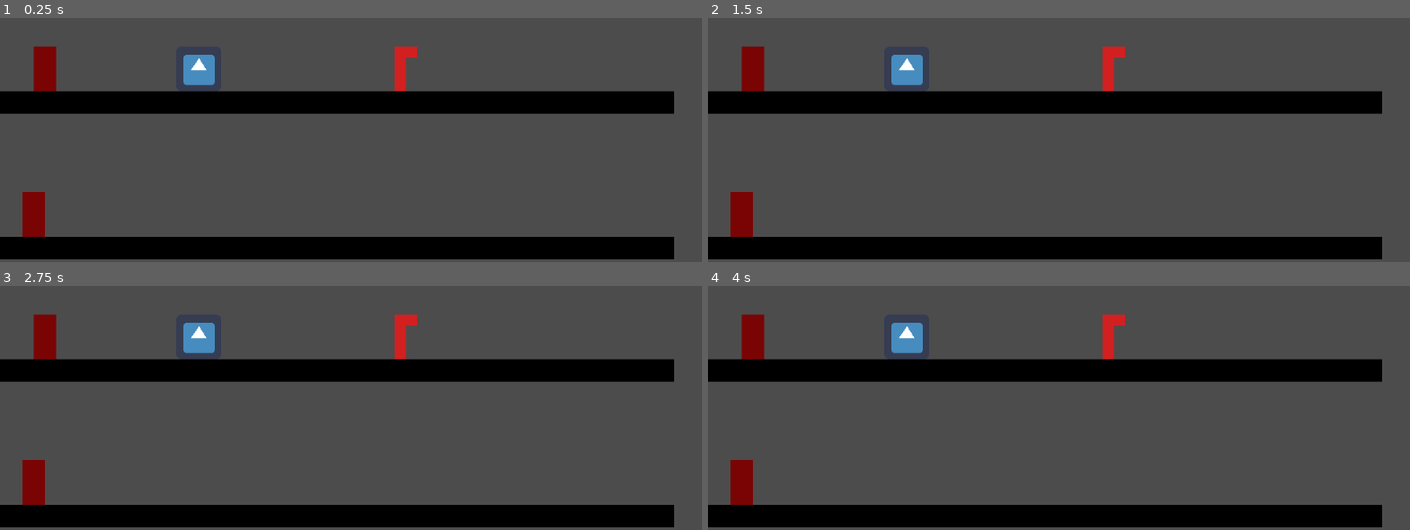
Above: before the commit, frames 1-4 (two rows, left to right).
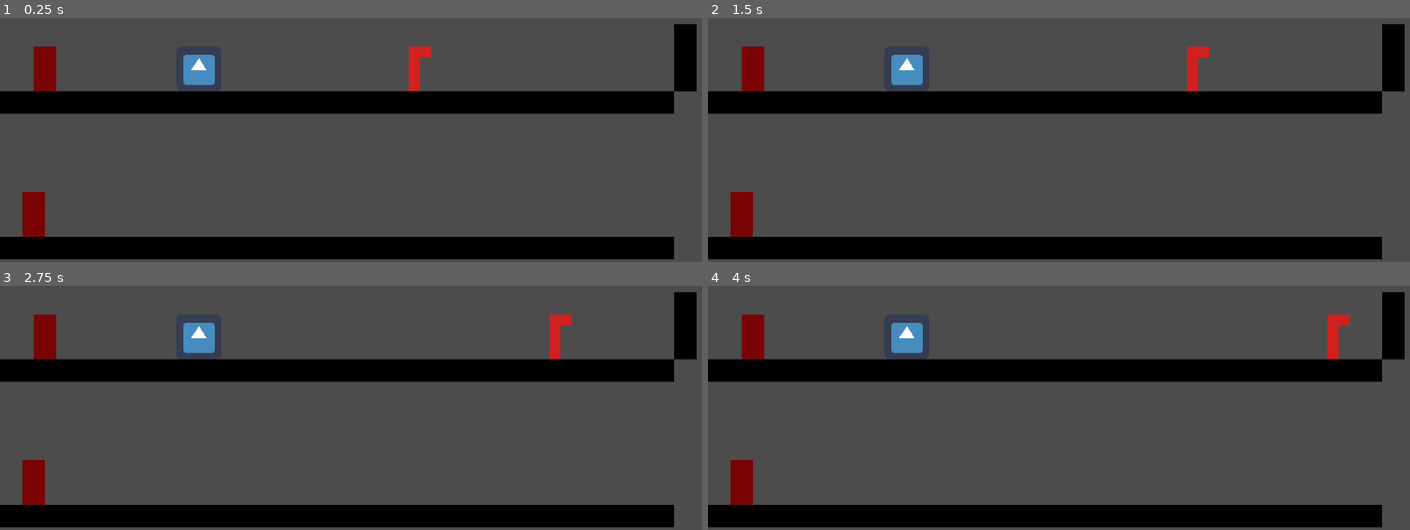
Above: after the commit, the same moments.

Repository: alanzulwas/KittyRunWithBox
Game: Godot game, scene res://Map/Map1.tscn
The game is run twice, just before and just after one commit, with the same random seed, the same clock (stepped at 60 frames per second) and the same inputs. Before the commit the project has no main scene; this scene is started directly in both runs. The engine's default icon, where the game draws it, is replaced by a stand-in: a white triangle on a blue panel in a dark square.
Inputs (mouse positions are in pixels of both pictures, inside the frame that each line leads up to):
- Up to frame 1 (0.25 s): no input
- Up to frame 2 (1.5 s): move the mouse to (1227, 30) at 0.52 s; click (1227, 30) at 0.67 s; move the mouse to (925, 74) at 1.27 s; click (925, 74) at 1.42 s
- Up to frame 3 (2.75 s): move the mouse to (outside the picture) at 2.02 s; click (outside the picture) at 2.17 s
- Up to frame 4 (4 s): move the mouse to (1030, 403) at 2.77 s; click (1030, 403) at 2.92 s; move the mouse to (1283, 383) at 3.52 s; click (1283, 383) at 3.67 s

The runs differ from the first frame. In frame 1, 1.5% of the frame differs, in the area x 56-100%, y 2-31%; in frame 2, 1.6%; in frame 3, 1.6%; in frame 4, 1.6%.

Commit message:
fitured: - Enemy walk, detect player - a map - character dead
bug :
saat masih berjalan dan terkena area detection lalu character menghindar, character langsung tertangkap saat hanya berdiam.
solusi:
hilangkan cara itu, jika di area detection dan character berjalan maka game over

Diff:
--- a/Enemy.gd
+++ b/Enemy.gd
@@ -2,15 +2,28 @@
 
 var target = Vector2.ZERO
 var velocity = Vector2.ZERO
+var is_moving_right = true
+var targettinCharacter = false
 export (int) var speed = 200
 
+onready var Map = get_node("../").name
+onready var Chara = get_node("/root/"+Map+"/Sprite")
+
 func _physics_process(delta):
-	_move_to_object()
+	delta = delta
+	if targettinCharacter:
+		_move_to_object()
+	else :
+		_enemyMove()
+		_detectTurnAround()
 
 func _on_DetectPlayer_body_entered(body):
-	if body.is_in_group("Player"):
-		print("body masuk : ",body.global_position)
+	if body.is_in_group("Player") and Chara.isMove:
+		targettinCharacter = true
 		target = body.global_position
+
+func _on_DetectPlayer_body_exited(body):
+	targettinCharacter = false
 
 func _move_to_object():
 	if global_position.distance_to(target) > 5:
@@ -20,3 +33,14 @@
 		velocity = global_position.direction_to(target) * speed
 		if global_position.length() < 3:
 			return
+
+func _enemyMove():
+	var sspeed = speed / 2.5
+	velocity.x = sspeed if is_moving_right else -sspeed
+	velocity = move_and_slide(velocity)
+
+func _detectTurnAround():
+	if $RayCast2D.is_colliding():
+		print("osdojkdsaj")
+		is_moving_right = !is_moving_right
+		scale.x = -scale.x
--- a/Enemy.tscn
+++ b/Enemy.tscn
@@ -1,19 +1,44 @@
-[gd_scene load_steps=4 format=2]
+[gd_scene load_steps=5 format=2]
 
 [ext_resource path="res://Enemy.gd" type="Script" id=1]
 
 [sub_resource type="RectangleShape2D" id=1]
 extents = Vector2( 16, 32 )
 
+[sub_resource type="RectangleShape2D" id=3]
+extents = Vector2( 15.5, 32 )
+
 [sub_resource type="RectangleShape2D" id=2]
-extents = Vector2( 100, 24 )
+extents = Vector2( 45.4545, 32 )
 
 [node name="Enemy" type="KinematicBody2D" groups=["Enemy"]]
+collision_layer = 2
+collision_mask = 4
 script = ExtResource( 1 )
-speed = 150
 
 [node name="CollisionShape2D" type="CollisionShape2D" parent="."]
 shape = SubResource( 1 )
+
+[node name="CollisionCharacter" type="Area2D" parent="." groups=["Enemy"]]
+collision_layer = 2
+
+[node name="CollisionShape2D" type="CollisionShape2D" parent="CollisionCharacter"]
+position = Vector2( -0.5, 0 )
+shape = SubResource( 3 )
+
+[node name="DetectPlayer" type="Area2D" parent="."]
+collision_layer = 2
+
+[node name="CollisionShape2D" type="CollisionShape2D" parent="DetectPlayer"]
+position = Vector2( 56, 0 )
+scale = Vector2( 0.88, 1 )
+shape = SubResource( 2 )
+
+[node name="RayCast2D" type="RayCast2D" parent="."]
+position = Vector2( -16, 0 )
+rotation = -1.57311
+enabled = true
+collision_mask = 4
 
 [node name="sprite" type="Node2D" parent="."]
 
@@ -31,13 +56,5 @@
 mouse_filter = 2
 color = Color( 0.823529, 0.12549, 0.12549, 1 )
 
-[node name="DetectPlayer" type="Area2D" parent="."]
-
-[node name="CollisionShape2D" type="CollisionShape2D" parent="DetectPlayer"]
-scale = Vector2( 0.88, 1 )
-shape = SubResource( 2 )
-
-[node name="RayCast2D" type="RayCast2D" parent="."]
-position = Vector2( 16, 0 )
-
 [connection signal="body_entered" from="DetectPlayer" to="." method="_on_DetectPlayer_body_entered"]
+[connection signal="body_exited" from="DetectPlayer" to="." method="_on_DetectPlayer_body_exited"]
--- a/Map/Map1.tscn
+++ b/Map/Map1.tscn
@@ -28,6 +28,8 @@
 
 [node name="Grounds" type="StaticBody2D" parent="Ground1"]
 position = Vector2( -304, 0 )
+collision_layer = 4
+collision_mask = 3
 
 [node name="ColorRect" type="ColorRect" parent="Ground1/Grounds"]
 margin_left = -16.0
@@ -41,6 +43,8 @@
 
 [node name="Grounds2" type="StaticBody2D" parent="Ground1"]
 position = Vector2( -272, 0 )
+collision_layer = 4
+collision_mask = 3
 
 [node name="ColorRect" type="ColorRect" parent="Ground1/Grounds2"]
 margin_left = -16.0
@@ -54,6 +58,8 @@
 
 [node name="Grounds3" type="StaticBody2D" parent="Ground1"]
 position = Vector2( -240, 0 )
+collision_layer = 4
+collision_mask = 3
 
 [node name="ColorRect" type="ColorRect" parent="Ground1/Grounds3"]
 margin_left = -16.0
@@ -67,6 +73,8 @@
 
 [node name="Grounds4" type="StaticBody2D" parent="Ground1"]
 position = Vector2( -208, 0 )
+collision_layer = 4
+collision_mask = 3
 
 [node name="ColorRect" type="ColorRect" parent="Ground1/Grounds4"]
 margin_left = -16.0
@@ -80,6 +88,8 @@
 
 [node name="Grounds5" type="StaticBody2D" parent="Ground1"]
 position = Vector2( -176, 0 )
+collision_layer = 4
+collision_mask = 3
 
 [node name="ColorRect" type="ColorRect" parent="Ground1/Grounds5"]
 margin_left = -16.0
@@ -93,6 +103,8 @@
 
 [node name="Grounds6" type="StaticBody2D" parent="Ground1"]
 position = Vector2( -144, 0 )
+collision_layer = 4
+collision_mask = 3
 
 [node name="ColorRect" type="ColorRect" parent="Ground1/Grounds6"]
 margin_left = -16.0
@@ -106,6 +118,8 @@
 
 [node name="Grounds7" type="StaticBody2D" parent="Ground1"]
 position = Vector2( -112, 0 )
+collision_layer = 4
+collision_mask = 3
 
 [node name="ColorRect" type="ColorRect" parent="Ground1/Grounds7"]
 margin_left = -16.0
@@ -119,6 +133,8 @@
 
 [node name="Grounds8" type="StaticBody2D" parent="Ground1"]
 position = Vector2( -80, 0 )
+collision_layer = 4
+collision_mask = 3
 
 [node name="ColorRect" type="ColorRect" parent="Ground1/Grounds8"]
 margin_left = -16.0
@@ -132,6 +148,8 @@
 
 [node name="Grounds9" type="StaticBody2D" parent="Ground1"]
 position = Vector2( -48, 0 )
+collision_layer = 4
+collision_mask = 3
 
 [node name="ColorRect" type="ColorRect" parent="Ground1/Grounds9"]
 margin_left = -16.0
@@ -145,6 +163,8 @@
 
 [node name="Grounds10" type="StaticBody2D" parent="Ground1"]
 position = Vector2( -16, 0 )
+collision_layer = 4
+collision_mask = 3
 
 [node name="ColorRect" type="ColorRect" parent="Ground1/Grounds10"]
 margin_left = -16.0
@@ -158,6 +178,8 @@
 
 [node name="Grounds11" type="StaticBody2D" parent="Ground1"]
 position = Vector2( 16, 0 )
+collision_layer = 4
+collision_mask = 3
 
 [node name="ColorRect" type="ColorRect" parent="Ground1/Grounds11"]
 margin_left = -16.0
@@ -171,6 +193,8 @@
 
 [node name="Grounds12" type="StaticBody2D" parent="Ground1"]
 position = Vector2( 48, 0 )
+collision_layer = 4
+collision_mask = 3
 
 [node name="ColorRect" type="ColorRect" parent="Ground1/Grounds12"]
 margin_left = -16.0
@@ -184,6 +208,8 @@
 
 [node name="Grounds13" type="StaticBody2D" parent="Ground1"]
 position = Vector2( 80, 0 )
+collision_layer = 4
+collision_mask = 3
 
 [node name="ColorRect" type="ColorRect" parent="Ground1/Grounds13"]
 margin_left = -16.0
@@ -197,6 +223,8 @@
 
 [node name="Grounds14" type="StaticBody2D" parent="Ground1"]
 position = Vector2( 112, 0 )
+collision_layer = 4
+collision_mask = 3
 
 [node name="ColorRect" type="ColorRect" parent="Ground1/Grounds14"]
 margin_left = -16.0
@@ -210,6 +238,8 @@
 
 [node name="Grounds15" type="StaticBody2D" parent="Ground1"]
 position = Vector2( 144, 0 )
+collision_layer = 4
+collision_mask = 3
 
 [node name="ColorRect" type="ColorRect" parent="Ground1/Grounds15"]
 margin_left = -16.0
@@ -223,6 +253,8 @@
 
 [node name="Grounds16" type="StaticBody2D" parent="Ground1"]
 position = Vector2( 176, 0 )
+collision_layer = 4
+collision_mask = 3
 
 [node name="ColorRect" type="ColorRect" parent="Ground1/Grounds16"]
 margin_left = -16.0
@@ -236,6 +268,8 @@
 
 [node name="Grounds17" type="StaticBody2D" parent="Ground1"]
 position = Vector2( 208, 0 )
+collision_layer = 4
+collision_mask = 3
 
 [node name="ColorRect" type="ColorRect" parent="Ground1/Grounds17"]
 margin_left = -16.0
@@ -249,6 +283,8 @@
 
 [node name="Grounds18" type="StaticBody2D" parent="Ground1"]
 position = Vector2( 240, 0 )
+collision_layer = 4
+collision_mask = 3
 
 [node name="ColorRect" type="ColorRect" parent="Ground1/Grounds18"]
 margin_left = -16.0
@@ -262,6 +298,8 @@
 
 [node name="Grounds19" type="StaticBody2D" parent="Ground1"]
 position = Vector2( 272, 0 )
+collision_layer = 4
+collision_mask = 3
 
 [node name="ColorRect" type="ColorRect" parent="Ground1/Grounds19"]
 margin_left = -16.0
@@ -275,6 +313,8 @@
 
 [node name="Grounds20" type="StaticBody2D" parent="Ground1"]
 position = Vector2( 304, 0 )
+collision_layer = 4
+collision_mask = 3
 
 [node name="ColorRect" type="ColorRect" parent="Ground1/Grounds20"]
 margin_left = -16.0
@@ -288,6 +328,8 @@
 
 [node name="Grounds21" type="StaticBody2D" parent="Ground1"]
 position = Vector2( 336, 0 )
+collision_layer = 4
+collision_mask = 3
 
 [node name="ColorRect" type="ColorRect" parent="Ground1/Grounds21"]
 margin_left = -16.0
@@ -301,6 +343,8 @@
 
 [node name="Grounds22" type="StaticBody2D" parent="Ground1"]
 position = Vector2( 368, 0 )
+collision_layer = 4
+collision_mask = 3
 
 [node name="ColorRect" type="ColorRect" parent="Ground1/Grounds22"]
 margin_left = -16.0
@@ -314,6 +358,8 @@
 
 [node name="Grounds23" type="StaticBody2D" parent="Ground1"]
 position = Vector2( 400, 0 )
+collision_layer = 4
+collision_mask = 3
 
 [node name="ColorRect" type="ColorRect" parent="Ground1/Grounds23"]
 margin_left = -16.0
@@ -327,6 +373,8 @@
 
 [node name="Grounds24" type="StaticBody2D" parent="Ground1"]
 position = Vector2( 432, 0 )
+collision_layer = 4
+collision_mask = 3
 
 [node name="ColorRect" type="ColorRect" parent="Ground1/Grounds24"]
 margin_left = -16.0
@@ -340,6 +388,8 @@
 
 [node name="Grounds25" type="StaticBody2D" parent="Ground1"]
 position = Vector2( 464, 0 )
+collision_layer = 4
+collision_mask = 3
 
 [node name="ColorRect" type="ColorRect" parent="Ground1/Grounds25"]
 margin_left = -16.0
@@ -353,6 +403,8 @@
 
 [node name="Grounds26" type="StaticBody2D" parent="Ground1"]
 position = Vector2( 496, 0 )
+collision_layer = 4
+collision_mask = 3
 
 [node name="ColorRect" type="ColorRect" parent="Ground1/Grounds26"]
 margin_left = -16.0
@@ -366,6 +418,8 @@
 
 [node name="Grounds27" type="StaticBody2D" parent="Ground1"]
 position = Vector2( 528, 0 )
+collision_layer = 4
+collision_mask = 3
 
 [node name="ColorRect" type="ColorRect" parent="Ground1/Grounds27"]
 margin_left = -16.0
@@ -379,6 +433,8 @@
 
 [node name="Grounds28" type="StaticBody2D" parent="Ground1"]
 position = Vector2( 560, 0 )
+collision_layer = 4
+collision_mask = 3
 
 [node name="ColorRect" type="ColorRect" parent="Ground1/Grounds28"]
 margin_left = -16.0
@@ -392,6 +448,8 @@
 
 [node name="Grounds29" type="StaticBody2D" parent="Ground1"]
 position = Vector2( 592, 0 )
+collision_layer = 4
+collision_mask = 3
 
 [node name="ColorRect" type="ColorRect" parent="Ground1/Grounds29"]
 margin_left = -16.0
@@ -405,6 +463,8 @@
 
 [node name="Grounds30" type="StaticBody2D" parent="Ground1"]
 position = Vector2( 624, 0 )
+collision_layer = 4
+collision_mask = 3
 
 [node name="ColorRect" type="ColorRect" parent="Ground1/Grounds30"]
 margin_left = -16.0
@@ -421,6 +481,8 @@
 
 [node name="Grounds" type="StaticBody2D" parent="Ground2"]
 position = Vector2( -304, 0 )
+collision_layer = 4
+collision_mask = 3
 
 [node name="ColorRect" type="ColorRect" parent="Ground2/Grounds"]
 margin_left = -16.0
@@ -434,6 +496,8 @@
 
 [node name="Grounds2" type="StaticBody2D" parent="Ground2"]
 position = Vector2( -272, 0 )
+collision_layer = 4
+collision_mask = 3
 
 [node name="ColorRect" type="ColorRect" parent="Ground2/Grounds2"]
 margin_left = -16.0
@@ -447,6 +511,8 @@
 
 [node name="Grounds3" type="StaticBody2D" parent="Ground2"]
 position = Vector2( -240, 0 )
+collision_layer = 4
+collision_mask = 3
 
 [node name="ColorRect" type="ColorRect" parent="Ground2/Grounds3"]
 margin_left = -16.0
@@ -460,6 +526,8 @@
 
 [node name="Grounds4" type="StaticBody2D" parent="Ground2"]
 position = Vector2( -208, 0 )
+collision_layer = 4
+collision_mask = 3
 
 [node name="ColorRect" type="ColorRect" parent="Ground2/Grounds4"]
 margin_left = -16.0
@@ -473,6 +541,8 @@
 
 [node name="Grounds5" type="StaticBody2D" parent="Ground2"]
 position = Vector2( -176, 0 )
+collision_layer = 4
+collision_mask = 3
 
 [node name="ColorRect" type="ColorRect" parent="Ground2/Grounds5"]
 margin_left = -16.0
@@ -486,6 +556,8 @@
 
 [node name="Grounds6" type="StaticBody2D" parent="Ground2"]
 position = Vector2( -144, 0 )
+collision_layer = 4
+collision_mask = 3
 
 [node name="ColorRect" type="ColorRect" parent="Ground2/Grounds6"]
 margin_left = -16.0
@@ -499,6 +571,8 @@
 
 [node name="Grounds7" type="StaticBody2D" parent="Ground2"]
 position = Vector2( -112, 0 )
+collision_layer = 4
+collision_mask = 3
 
 [node name="ColorRect" type="ColorRect" parent="Ground2/Grounds7"]
 margin_left = -16.0
@@ -512,6 +586,8 @@
 
 [node name="Grounds8" type="StaticBody2D" parent="Ground2"]
 position = Vector2( -80, 0 )
+collision_layer = 4
+collision_mask = 3
 
 [node name="ColorRect" type="ColorRect" parent="Ground2/Grounds8"]
 margin_left = -16.0
@@ -525,6 +601,8 @@
 
 [node name="Grounds9" type="StaticBody2D" parent="Ground2"]
 position = Vector2( -48, 0 )
+collision_layer = 4
+collision_mask = 3
 
 [node name="ColorRect" type="ColorRect" parent="Ground2/Grounds9"]
 margin_left = -16.0
@@ -538,6 +616,8 @@
 
 [node name="Grounds10" type="StaticBody2D" parent="Ground2"]
 position = Vector2( -16, 0 )
+collision_layer = 4
+collision_mask = 3
 
 [node name="ColorRect" type="ColorRect" parent="Ground2/Grounds10"]
 margin_left = -16.0
@@ -551,6 +631,8 @@
 
 [node name="Grounds11" type="StaticBody2D" parent="Ground2"]
 position = Vector2( 16, 0 )
+collision_layer = 4
+collision_mask = 3
 
 [node name="ColorRect" type="ColorRect" parent="Ground2/Grounds11"]
 margin_left = -16.0
@@ -564,6 +646,8 @@
 
 [node name="Grounds12" type="StaticBody2D" parent="Ground2"]
 position = Vector2( 48, 0 )
+collision_layer = 4
+collision_mask = 3
 
 [node name="ColorRect" type="ColorRect" parent="Ground2/Grounds12"]
 margin_left = -16.0
@@ -577,6 +661,8 @@
 
 [node name="Grounds13" type="StaticBody2D" parent="Ground2"]
 position = Vector2( 80, 0 )
+collision_layer = 4
+collision_mask = 3
 
 [node name="ColorRect" type="ColorRect" parent="Ground2/Grounds13"]
 margin_left = -16.0
@@ -590,6 +676,8 @@
 
 [node name="Grounds14" type="StaticBody2D" parent="Ground2"]
 position = Vector2( 112, 0 )
+collision_layer = 4
+collision_mask = 3
 
 [node name="ColorRect" type="ColorRect" parent="Ground2/Grounds14"]
 margin_left = -16.0
@@ -603,6 +691,8 @@
 
 [node name="Grounds15" type="StaticBody2D" parent="Ground2"]
 position = Vector2( 144, 0 )
+collision_layer = 4
+collision_mask = 3
 
 [node name="ColorRect" type="ColorRect" parent="Ground2/Grounds15"]
 margin_left = -16.0
@@ -616,6 +706,8 @@
 
 [node name="Grounds16" type="StaticBody2D" parent="Ground2"]
 position = Vector2( 176, 0 )
+collision_layer = 4
+collision_mask = 3
 
 [node name="ColorRect" type="ColorRect" parent="Ground2/Grounds16"]
 margin_left = -16.0
@@ -629,6 +721,8 @@
 
 [node name="Grounds17" type="StaticBody2D" parent="Ground2"]
 position = Vector2( 208, 0 )
+collision_layer = 4
+collision_mask = 3
 
 [node name="ColorRect" type="ColorRect" parent="Ground2/Grounds17"]
 margin_left = -16.0
@@ -642,6 +736,8 @@
 
 [node name="Grounds18" type="StaticBody2D" parent="Ground2"]
 position = Vector2( 240, 0 )
+collision_layer = 4
+collision_mask = 3
 
 [node name="ColorRect" type="ColorRect" parent="Ground2/Grounds18"]
 margin_left = -16.0
@@ -655,6 +751,8 @@
 
 [node name="Grounds19" type="StaticBody2D" parent="Ground2"]
 position = Vector2( 272, 0 )
+collision_layer = 4
+collision_mask = 3
 
 [node name="ColorRect" type="ColorRect" parent="Ground2/Grounds19"]
 margin_left = -16.0
@@ -668,6 +766,8 @@
 
 [node name="Grounds20" type="StaticBody2D" parent="Ground2"]
 position = Vector2( 304, 0 )
+collision_layer = 4
+collision_mask = 3
 
 [node name="ColorRect" type="ColorRect" parent="Ground2/Grounds20"]
 margin_left = -16.0
@@ -681,6 +781,8 @@
 
 [node name="Grounds21" type="StaticBody2D" parent="Ground2"]
 position = Vector2( 336, 0 )
+collision_layer = 4
+collision_mask = 3
 
 [node name="ColorRect" type="ColorRect" parent="Ground2/Grounds21"]
 margin_left = -16.0
@@ -694,6 +796,8 @@
 
 [node name="Grounds22" type="StaticBody2D" parent="Ground2"]
 position = Vector2( 368, 0 )
+collision_layer = 4
+collision_mask = 3
 
 [node name="ColorRect" type="ColorRect" parent="Ground2/Grounds22"]
 margin_left = -16.0
@@ -707,6 +811,8 @@
 
 [node name="Grounds23" type="StaticBody2D" parent="Ground2"]
 position = Vector2( 400, 0 )
+collision_layer = 4
+collision_mask = 3
 
 [node name="ColorRect" type="ColorRect" parent="Ground2/Grounds23"]
 margin_left = -16.0
@@ -720,6 +826,8 @@
 
 [node name="Grounds24" type="StaticBody2D" parent="Ground2"]
 position = Vector2( 432, 0 )
+collision_layer = 4
+collision_mask = 3
 
 [node name="ColorRect" type="ColorRect" parent="Ground2/Grounds24"]
 margin_left = -16.0
@@ -733,6 +841,8 @@
 
 [node name="Grounds25" type="StaticBody2D" parent="Ground2"]
 position = Vector2( 464, 0 )
+collision_layer = 4
+collision_mask = 3
 
 [node name="ColorRect" type="ColorRect" parent="Ground2/Grounds25"]
 margin_left = -16.0
@@ -746,6 +856,8 @@
 
 [node name="Grounds26" type="StaticBody2D" parent="Ground2"]
 position = Vector2( 496, 0 )
+collision_layer = 4
+collision_mask = 3
 
 [node name="ColorRect" type="ColorRect" parent="Ground2/Grounds26"]
 margin_left = -16.0
@@ -759,6 +871,8 @@
 
 [node name="Grounds27" type="StaticBody2D" parent="Ground2"]
 position = Vector2( 528, 0 )
+collision_layer = 4
+collision_mask = 3
 
 [node name="ColorRect" type="ColorRect" parent="Ground2/Grounds27"]
 margin_left = -16.0
@@ -772,6 +886,8 @@
 
 [node name="Grounds28" type="StaticBody2D" parent="Ground2"]
 position = Vector2( 560, 0 )
+collision_layer = 4
+collision_mask = 3
 
 [node name="ColorRect" type="ColorRect" parent="Ground2/Grounds28"]
 margin_left = -16.0
@@ -785,6 +901,8 @@
 
 [node name="Grounds29" type="StaticBody2D" parent="Ground2"]
 position = Vector2( 592, 0 )
+collision_layer = 4
+collision_mask = 3
 
 [node name="ColorRect" type="ColorRect" parent="Ground2/Grounds29"]
 margin_left = -16.0
@@ -798,6 +916,8 @@
 
 [node name="Grounds30" type="StaticBody2D" parent="Ground2"]
 position = Vector2( 624, 0 )
+collision_layer = 4
+collision_mask = 3
 
 [node name="ColorRect" type="ColorRect" parent="Ground2/Grounds30"]
 margin_left = -16.0
@@ -839,3 +959,97 @@
 
 [node name="Enemy" parent="." instance=ExtResource( 3 )]
 position = Vector2( 578, 320 )
+
+[node name="Wall" type="Node2D" parent="."]
+position = Vector2( 976, 336 )
+
+[node name="Grounds" type="StaticBody2D" parent="Wall"]
+collision_layer = 4
+collision_mask = 3
+
+[node name="ColorRect" type="ColorRect" parent="Wall/Grounds"]
+margin_left = -16.0
+margin_top = -16.0
+margin_right = 16.0
+margin_bottom = 16.0
+color = Color( 0, 0, 0, 1 )
+
+[node name="CollisionShape2D" type="CollisionShape2D" parent="Wall/Grounds"]
+shape = SubResource( 1 )
+
+[node name="Grounds2" type="StaticBody2D" parent="Wall"]
+position = Vector2( 0, -32 )
+collision_layer = 4
+collision_mask = 3
+
+[node name="ColorRect" type="ColorRect" parent="Wall/Grounds2"]
+margin_left = -16.0
+margin_top = -16.0
+margin_right = 16.0
+margin_bottom = 16.0
+color = Color( 0, 0, 0, 1 )
+
+[node name="CollisionShape2D" type="CollisionShape2D" parent="Wall/Grounds2"]
+shape = SubResource( 1 )
+
+[node name="Grounds3" type="StaticBody2D" parent="Wall"]
+position = Vector2( 0, -64 )
+collision_layer = 4
+collision_mask = 3
+
+[node name="ColorRect" type="ColorRect" parent="Wall/Grounds3"]
+margin_left = -16.0
+margin_top = -16.0
+margin_right = 16.0
+margin_bottom = 16.0
+color = Color( 0, 0, 0, 1 )
+
+[node name="CollisionShape2D" type="CollisionShape2D" parent="Wall/Grounds3"]
+shape = SubResource( 1 )
+
+[node name="Wall2" type="Node2D" parent="."]
+position = Vector2( -16, 336 )
+
+[node name="Grounds" type="StaticBody2D" parent="Wall2"]
+collision_layer = 4
+collision_mask = 3
+
+[node name="ColorRect" type="ColorRect" parent="Wall2/Grounds"]
+margin_left = -16.0
+margin_top = -16.0
+margin_right = 16.0
+margin_bottom = 16.0
+color = Color( 0, 0, 0, 1 )
+
+[node name="CollisionShape2D" type="CollisionShape2D" parent="Wall2/Grounds"]
+shape = SubResource( 1 )
+
+[node name="Grounds2" type="StaticBody2D" parent="Wall2"]
+position = Vector2( 0, -32 )
+collision_layer = 4
+collision_mask = 3
+
+[node name="ColorRect" type="ColorRect" parent="Wall2/Grounds2"]
+margin_left = -16.0
+margin_top = -16.0
+margin_right = 16.0
+margin_bottom = 16.0
+color = Color( 0, 0, 0, 1 )
+
+[node name="CollisionShape2D" type="CollisionShape2D" parent="Wall2/Grounds2"]
+shape = SubResource( 1 )
+
+[node name="Grounds3" type="StaticBody2D" parent="Wall2"]
+position = Vector2( 0, -64 )
+collision_layer = 4
+collision_mask = 3
+
+[node name="ColorRect" type="ColorRect" parent="Wall2/Grounds3"]
+margin_left = -16.0
+margin_top = -16.0
+margin_right = 16.0
+margin_bottom = 16.0
+color = Color( 0, 0, 0, 1 )
+
+[node name="CollisionShape2D" type="CollisionShape2D" parent="Wall2/Grounds3"]
+shape = SubResource( 1 )
--- a/Sprite.gd
+++ b/Sprite.gd
@@ -6,17 +6,13 @@
 var target = Vector2.ZERO
 var velocity = Vector2.ZERO
 var door_name = null
-var isMove = false
-
+var isMove = null
 var playerAlive = true
 
 func _unhandled_input(event):
 	if event is InputEventMouseButton:
 		if event.is_action_pressed("ui_left_click") and event.doubleclick:
 			target = Vector2(get_global_mouse_position().x,self.global_position.y)
-
-#func _ready():
-#	$PopUp_Pintu.visible = false
 
 func _physics_process(delta):
 	delta = delta
@@ -28,19 +24,25 @@
 	velocity.y += 25
 
 func _move_to_mouse():
-	if global_position.distance_to(target) > 5:
-		velocity = move_and_slide(velocity)
-
 	if target:
 		velocity = global_position.direction_to(target) * speed
 		if global_position.length() < 3:
 			return
 
+	if !global_position.distance_to(target) > 5:
+		isMove = false
+	else:
+		velocity = move_and_slide(velocity)
+		isMove = true
+
 func _pintu_area_entered(area):
 	if area.is_in_group("Pintu"):
 		$PopUp_Pintu.visible = true
 		setDoorName(area.name)
-		print("Masuk pintu : ",area.name)
+
+	if area.is_in_group("Enemy"):
+		print("PLAYER MATI")
+		playerAlive = false
 
 
 func _pintu_area_exited(area):
@@ -55,8 +57,3 @@
 
 func setNewTargetPosition(pos: Vector2):
 	target = Vector2(pos.x,pos.y)
-
-func _enemyBody_entered(body):
-	if body.is_in_group("Enemy"):
-		print("GAME SELESAI")
-		playerAlive = false
--- a/Sprite.tscn
+++ b/Sprite.tscn
@@ -11,6 +11,7 @@
 extents = Vector2( 35.5, 34.5 )
 
 [node name="CharacterPlayer" type="KinematicBody2D" groups=["Player"]]
+collision_mask = 4
 script = ExtResource( 2 )
 
 [node name="Sprite" type="Sprite" parent="."]
@@ -34,4 +35,3 @@
 
 [connection signal="area_entered" from="Area2D" to="." method="_pintu_area_entered"]
 [connection signal="area_exited" from="Area2D" to="." method="_pintu_area_exited"]
-[connection signal="body_entered" from="Area2D" to="." method="_enemyBody_entered"]
--- a/project.godot
+++ b/project.godot
@@ -27,7 +27,12 @@
 [application]
 
 config/name="Game Jam Cobaan"
+run/main_scene="res://Map/Map1.tscn"
 config/icon="res://icon.png"
+
+[global]
+
+layer=false
 
 [input]
 
@@ -47,6 +52,12 @@
  ]
 }
 
+[layer_names]
+
+2d_physics/layer_1="Player"
+2d_physics/layer_2="Enemy"
+2d_physics/layer_3="Environment"
+
 [physics]
 
 common/enable_pause_aware_picking=true
Not shown, removed: .mono/metadata/ide_messaging_meta.txt
